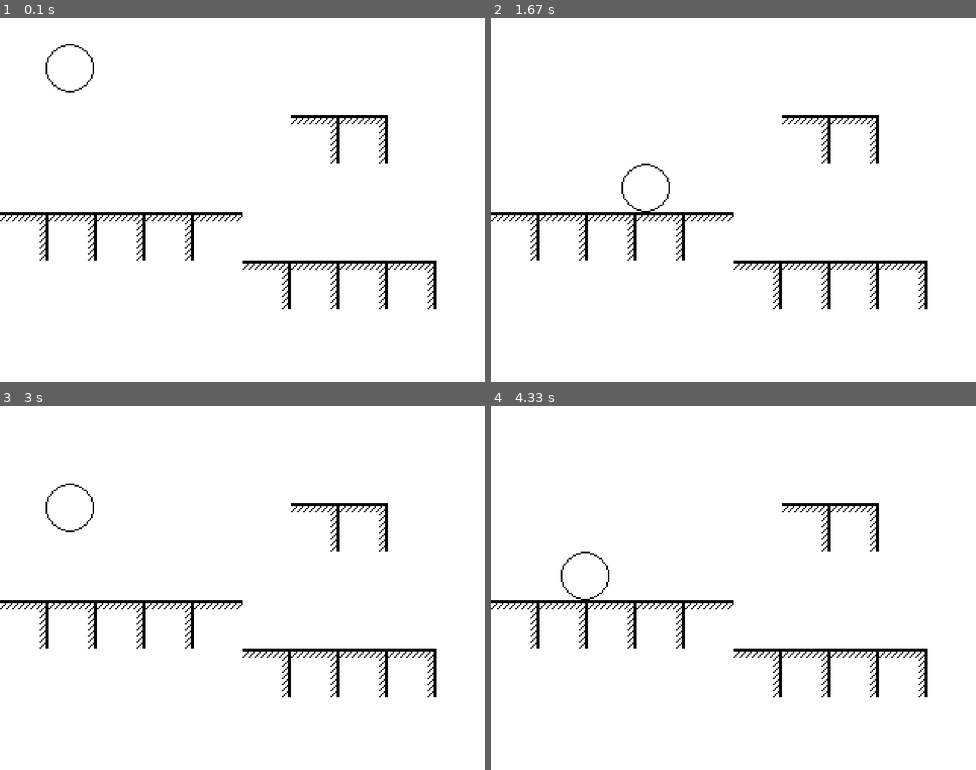
Above: before the commit, frames 1-4 (two rows, left to right).
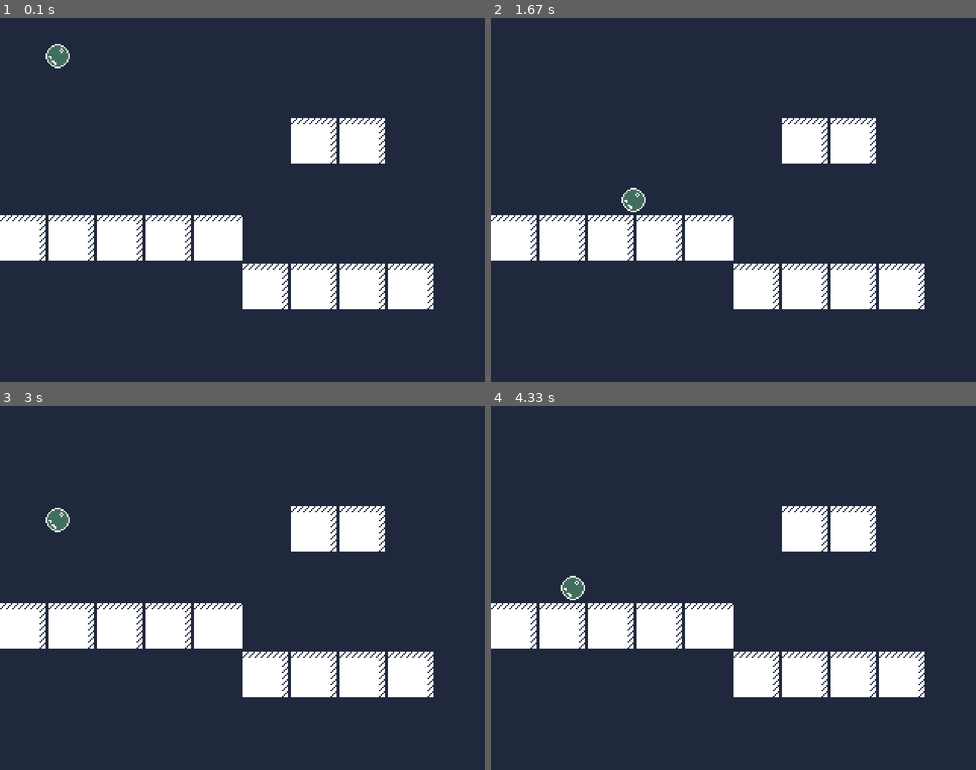
Above: after the commit, the same moments.

Repository: dsokolov/HelloPyGame
Game: pygame game, started from game.py
Two runs of this game, one before a commit and one after it. Both use one fixed random seed, a clock stepped at 60 frames per second and the inputs below.
Inputs:
- Up to frame 1 (0.1 s): no input
- Up to frame 2 (1.67 s): hold Right 0.33-0.8 s; hold Up 0.83-1.13 s; hold Right 1.17-1.63 s
- Up to frame 3 (3 s): hold Left 1.67-2.2 s; hold Left 2.23-2.63 s; hold Up from 2.67 s (still down)
- Up to frame 4 (4.33 s): release Up at 3.03 s; hold Right 3.07-3.7 s; hold Left 3.73-4.2 s; hold Right from 4.23 s (still down)

The runs differ from the first frame. In frame 1, 88% of the frame differs, in the area x 0-100%, y 0-100%; in frame 2, 88%; in frame 3, 88%; in frame 4, 88%.

Commit message:
add images

Diff:
--- a/game.py
+++ b/game.py
@@ -14,11 +14,11 @@
         self.display = pygame.Surface((320, 240))
         self.clock = pygame.time.Clock()
         self.movement = [False, False]
-        self.player = PhysicsEntity(self, 'player', (30, 10), (32, 32))
+        self.player = PhysicsEntity(self, 'player', (30, 10), (16, 16))
         self.tilemap = Tilemap(self)
         self.assets = {
             'wall': load_images('tiles/wall/'),
-            'player': load_image('ball.png'),
+            'player': load_image('ball_green.png'),
         }
 
     def run(self):
@@ -42,7 +42,7 @@
 
             self.player.update(self.tilemap, (self.movement[1] - self.movement[0], 0))
 
-            self.display.fill('white')
+            self.display.fill((32,40,61))
             self.player.render(self.display)
             self.tilemap.render(self.display)
 
--- a/scripts/utils.py
+++ b/scripts/utils.py
@@ -6,7 +6,8 @@
 
 def load_image(fn):
     img = pygame.image.load(BASE_IMAGE_PATH + fn).convert()
-    img.set_colorkey((143, 222, 93))
+    # img.set_colorkey((143, 222, 93))
+    img.set_colorkey((0, 0, 0, 0))
     return img
 
 
Binary file added: art/ball_green.png
Binary file added: data/images/ball_green.png
Not shown, added: art/ball_green.aseprite
